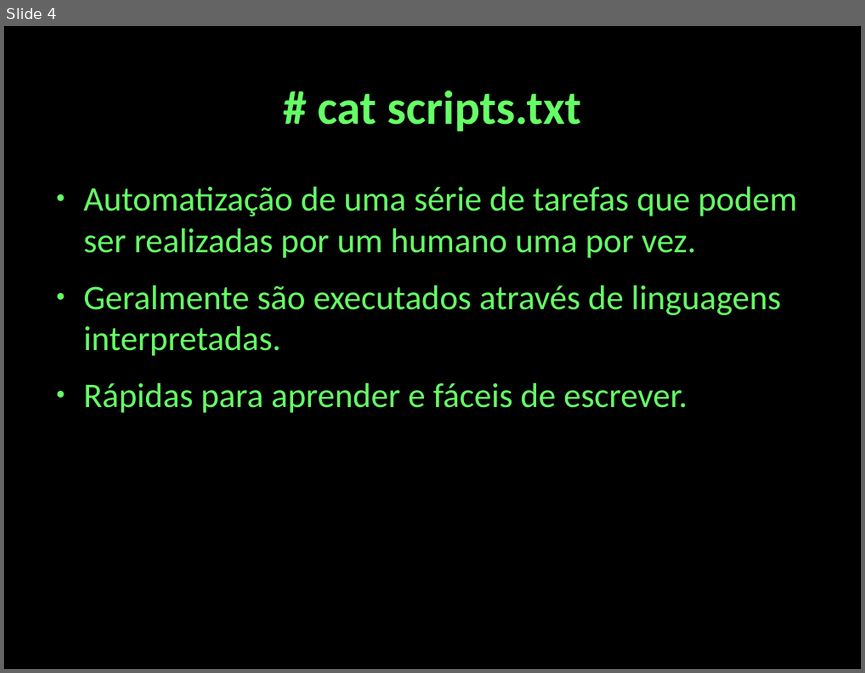
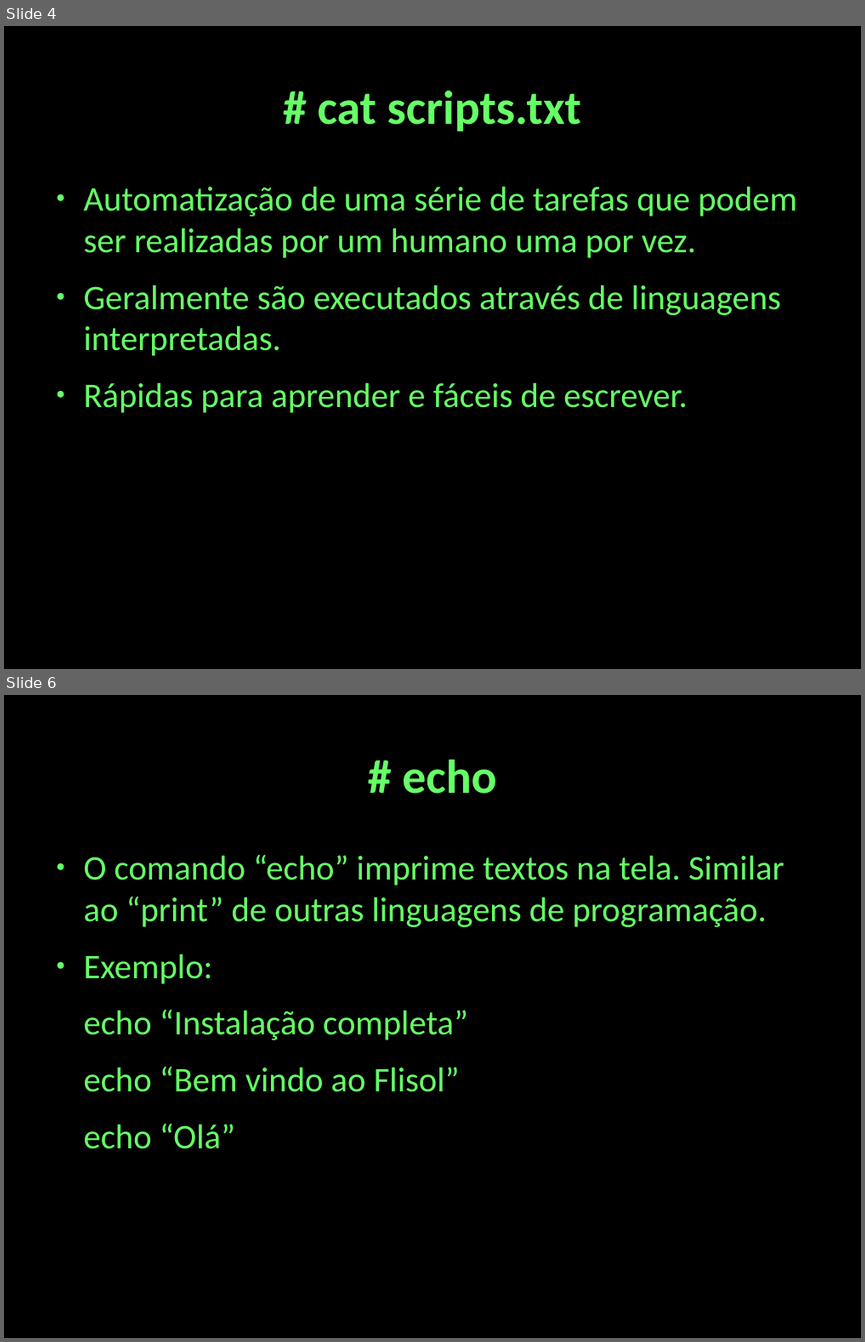
Before and after one commit to cjlcarvalho/presentations, a slide deck: shell-presentation.odp. Shown one above the other, each under a label of ours: slide 4 before the commit, slides 4 and 6 after it; the slides between them are not shown. The pictures are 865x673 and 865x1342 pixels, drawn with LibreOffice and Linux fonts; fonts in the diff are those of the drawing. Boxes give left, top, right and bottom in pixels: in the first picture for what was removed or moved away, otherwise in the second. Text is boxed around its words. In the diff, an @@ line names an element or a change of style, - is before the commit and + after.

```diff
--- a/shell-presentation.odp
+++ b/shell-presentation.odp
@@ slide 6 added at <box>4,695,861,1338</box>, background #000000 @@
@@ title added at <box>402,759,496,794</box>, 44 pt, text #66FF66, bold @@
+# echo
@@ text added at <box>84,855,784,1149</box>, 32 pt, text #66FF66 @@
+● O comando “echo” imprime textos na tela. Similar ao “print” de outras linguagens de programação.
+● Exemplo:
+echo “Instalação completa”
+echo “Bem vindo ao Flisol”
+echo “Olá”
```
Also in this commit, not shown: 1 slide changed, 10 other slides added, 2 other files.
